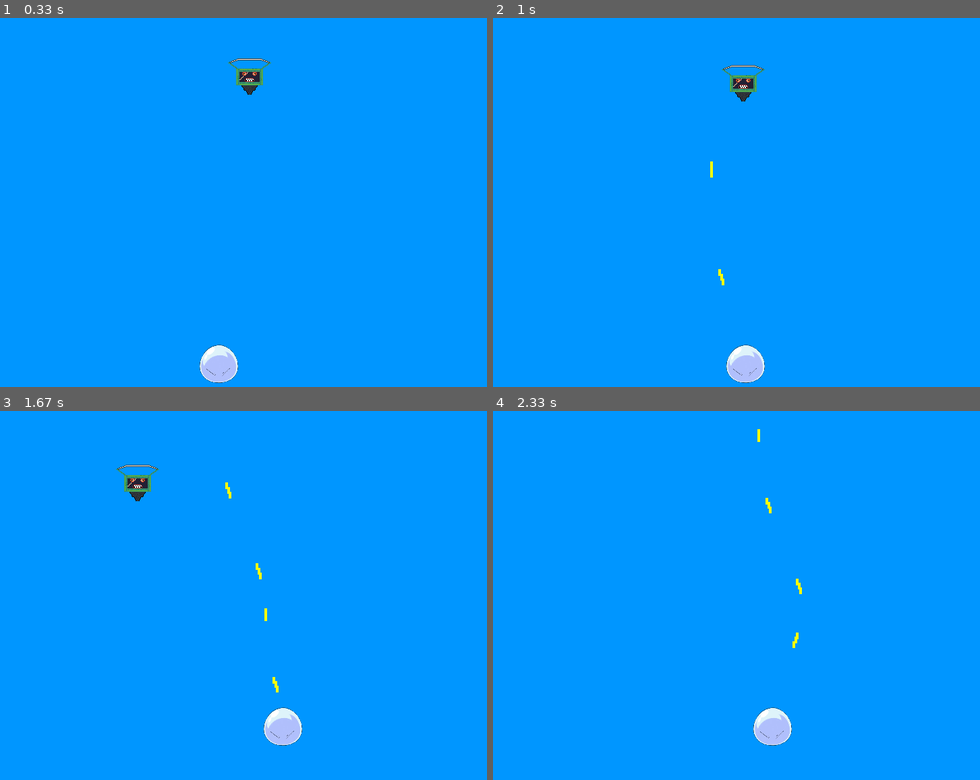
Above: before the commit, frames 1-4 (two rows, left to right).
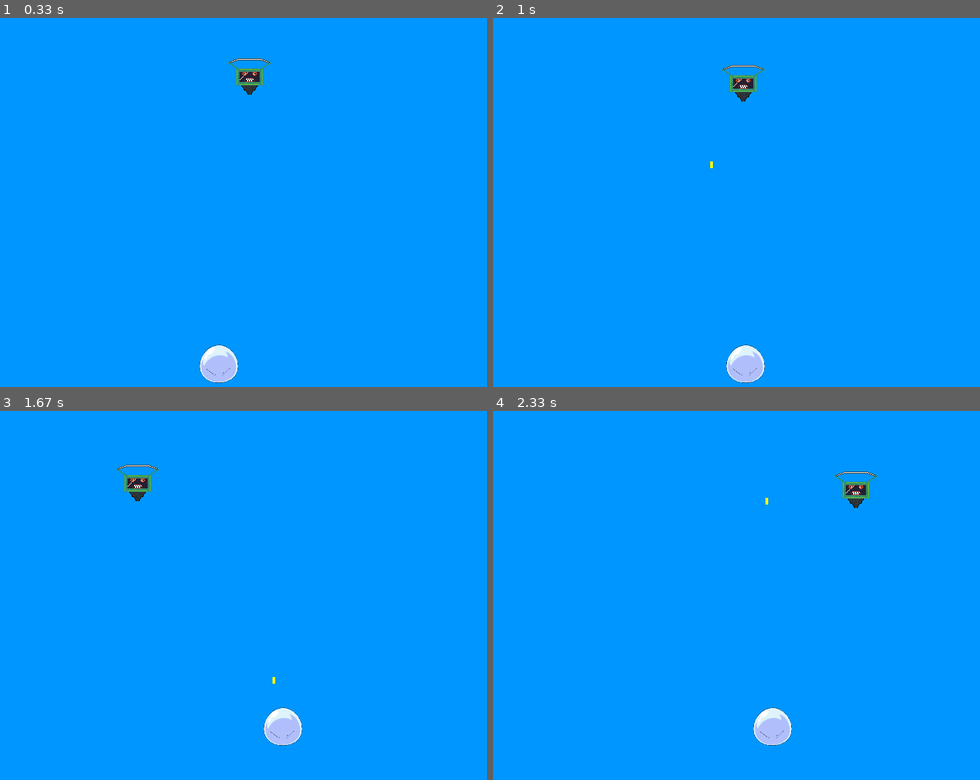
Above: after the commit, the same moments.

Repository: EvoGitH/Pygame-Space-Invader
Game: pygame game, started from Space-Invader-Game.py
Same seed, same stepped clock (60 frames per second), same inputs: the game is played once before the commit and once after it.
Inputs:
- Up to frame 1 (0.33 s): no input
- Up to frame 2 (1 s): tap Space at 0.33, 0.73 s; hold Right from 0.67 s (still down)
- Up to frame 3 (1.67 s): tap Space at 1.03, 1.23, 1.57 s; release Right at 1.13 s; hold Up 1.17-1.47 s; hold Right from 1.5 s (still down)
- Up to frame 4 (2.33 s): tap Space at 1.87, 2.07 s; release Right at 1.97 s; hold Left from 2 s (still down)

Frame 1 is identical in both runs. In frame 2, less than 0.1% of the frame differs, in the area x 44-48%, y 40-73%; in frame 3, less than 0.1%; in frame 4, 0.5%, in the area x 54-79%, y 4-65%.

Commit message:
Update Space-Invader-Game.py
Added shooting mechanics (bullets)

Diff:
--- a/Space-Invader-Game.py
+++ b/Space-Invader-Game.py
@@ -46,7 +46,8 @@
     screen.blit(img_scaled, (x, y))
 
 # Bullet mechanics
-bullets = []
+bullet_rect = None
+bullet_active = False
 bullet_speed = 400
 
 # Game Loop to make sure the window is running/working with all game assets
@@ -75,22 +76,26 @@
 
     # Shooting Mechanics
 
-    if keys[pygame.K_SPACE]:
-        # Creating bullet at the top-middle of player
+    # Fire bullet
+    if keys[pygame.K_SPACE] and not bullet_active:
         bullet_rect = pygame.Rect(playerX + iconX//2 - 2, playerY, 4, 10)
-        bullets.append(bullet_rect)
+        bullet_active = True
 
-    for bullet in bullets [:]:
-        bullet.y -= bullet_speed * dt # move up
-        if bullet.bottom < 0:
-            bullets.remove(bullet)
+    # Move bullet if active
+    if bullet_active and bullet_rect is not None:
+        bullet_rect.y -= bullet_speed * dt
+        pygame.draw.rect(screen, (255, 255, 0), bullet_rect)
 
-    for bullet in bullets:
-        pygame.draw.rect(screen, (255, 255, 0), bullet) # Yellow Bullets
+        # Remove bullet if it goes off-screen
+        if bullet_rect.bottom < 0:
+            bullet_active = False
+            bullet_rect = None
 
-    for bullet in bullets[:]:
-        if bullet.colliderect(aliens_rect):
-            bullets.remove(bullet)
+    # Collision detection
+    if bullet_active and bullet_rect is not None:
+        if bullet_rect.colliderect(aliens_rect):
+            bullet_active = False
+            bullet_rect = None
             aliens_rect.topleft = (-100, -100)
 
 
